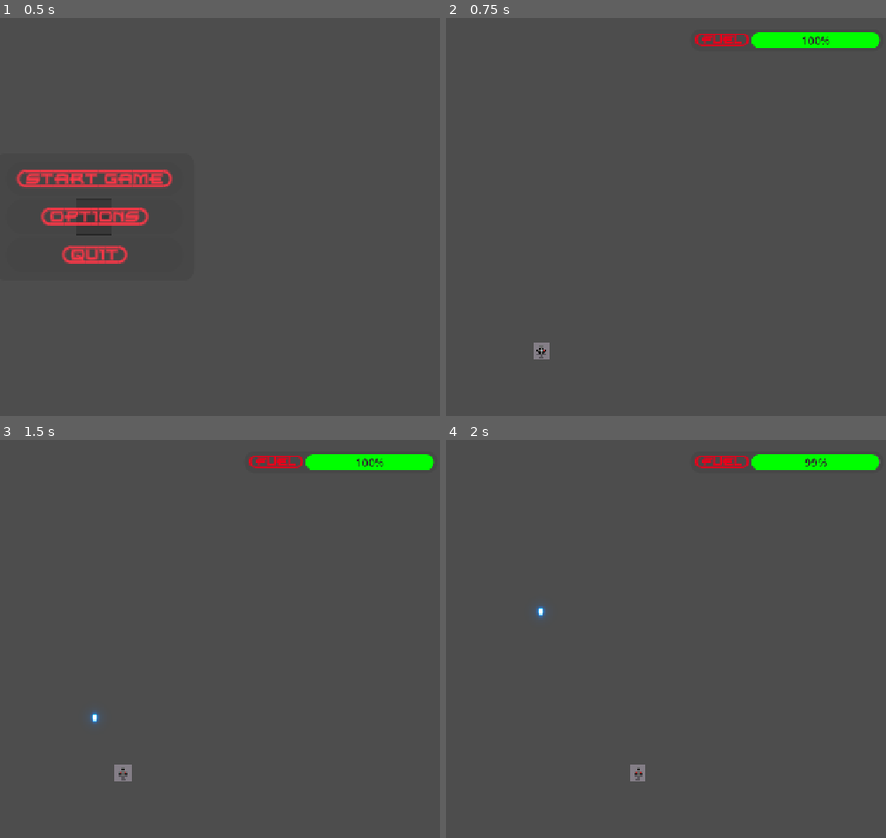
Above: before the commit, frames 1-4 (two rows, left to right).
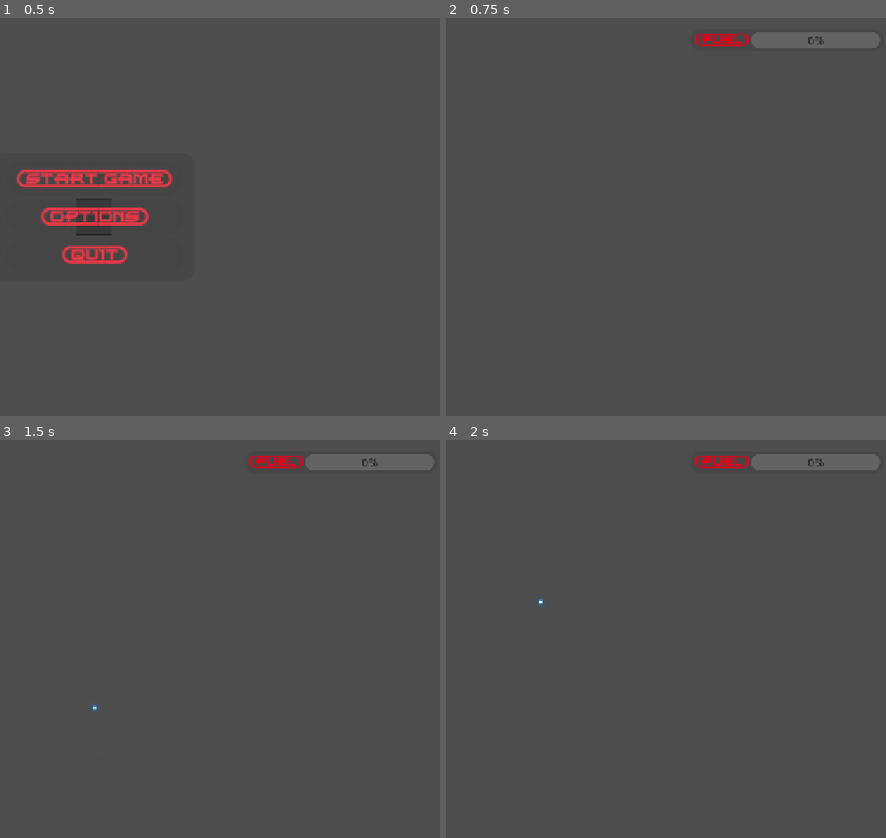
Above: after the commit, the same moments.

Repository: ikostan/SkyLockAssault
Game: Godot game, scene res://scenes/main_menu.tscn
Same seed, same stepped clock (60 frames per second), same inputs: the game is played once before the commit and once after it. Video files are missing from this copy of the repository; at most half a second of black plays in their place. Sound files missing from this copy of the repository are replaced by a short silence.
Inputs (mouse positions are in pixels of both pictures, inside the frame that each line leads up to):
- Up to frame 1 (0.5 s): no input
- Up to frame 2 (0.75 s): click "{START=GAME}" at 0.5 s
- Up to frame 3 (1.5 s): tap Enter at 1.25 s; move the mouse to (250, 619) at 1.27 s; hold D (move_right) from 1.28 s (still down); hold Space (fire) from 1.28 s (still down); click (250, 619) at 1.42 s
- Up to frame 4 (2 s): keep holding D (move_right); keep holding Space (fire)

Frame 1 is identical in both runs. In frame 2, 1.3% of the frame differs, in the area x 19-99%, y 3-86%; in frame 3, 1.4%, in the area x 20-99%, y 3-86%; in frame 4, 1.3%.
Error after the commit: Cannot call method 'get_size' on a null value. (res://scripts/player.gd:60)

Commit message:
[FEATURE] Player Upgrade: New P-38 Sprite, Dual Rotors with Animation & Stereo Sound #251
Enhances P-38 realism in SkyLockAssault: Visual rotor spin + immersive stereo audio (left/right engines). Teaches 2D animation, audio buses/panning, scene instancing, and options UI/sliders. Scalable for throttle/fuel sync later.

Diff:
--- a/default_bus_layout.tres
+++ b/default_bus_layout.tres
@@ -1,4 +1,12 @@
-[gd_resource type="AudioBusLayout" format=3 uid="uid://ia7kqvsfnrnl"]
+[gd_resource type="AudioBusLayout" load_steps=3 format=3 uid="uid://ia7kqvsfnrnl"]
+
+[sub_resource type="AudioEffectPanner" id="AudioEffectPanner_j3pel"]
+resource_name = "Panner"
+pan = -1.0
+
+[sub_resource type="AudioEffectPanner" id="AudioEffectPanner_g28q7"]
+resource_name = "Panner"
+pan = 1.0
 
 [resource]
 bus/1/name = &"Music"
@@ -11,5 +19,27 @@
 bus/2/solo = false
 bus/2/mute = false
 bus/2/bypass_fx = false
-bus/2/volume_db = 0.0
+bus/2/volume_db = 1.1249313
 bus/2/send = &"Master"
+bus/3/name = &"SFX_Rotors"
+bus/3/solo = false
+bus/3/mute = false
+bus/3/bypass_fx = false
+bus/3/volume_db = 0.0
+bus/3/send = &"SFX"
+bus/4/name = &"SFX_Rotor_Left"
+bus/4/solo = false
+bus/4/mute = false
+bus/4/bypass_fx = false
+bus/4/volume_db = 0.0
+bus/4/send = &"SFX_Rotors"
+bus/4/effect/0/effect = SubResource("AudioEffectPanner_j3pel")
+bus/4/effect/0/enabled = true
+bus/5/name = &"SFX_Rotor_Right"
+bus/5/solo = false
+bus/5/mute = false
+bus/5/bypass_fx = false
+bus/5/volume_db = 0.0
+bus/5/send = &"SFX_Rotors"
+bus/5/effect/0/effect = SubResource("AudioEffectPanner_g28q7")
+bus/5/effect/0/enabled = true
--- a/scenes/Player.tscn
+++ b/scenes/Player.tscn
@@ -1,12 +1,11 @@
-[gd_scene load_steps=6 format=3 uid="uid://37rarq1yywmc"]
+[gd_scene load_steps=7 format=3 uid="uid://37rarq1yywmc"]
 
-[ext_resource type="Texture2D" uid="uid://gnx6aovalhxs" path="res://files/sprite/PixelPlanesAssetPack.png" id="1_p0vlq"]
 [ext_resource type="Script" uid="uid://bcplrymg5tt06" path="res://scripts/player.gd" id="1_v6fml"]
+[ext_resource type="PackedScene" uid="uid://c7c8smbqpkh0u" path="res://scenes/rotor_right.tscn" id="2_qlg0r"]
 [ext_resource type="PackedScene" uid="uid://blc0ioe12jlnk" path="res://scenes/bullet.tscn" id="3_dqkch"]
 [ext_resource type="PackedScene" uid="uid://bafpwe0qf0vm0" path="res://scenes/weapon.tscn" id="3_qhqgy"]
-
-[sub_resource type="RectangleShape2D" id="RectangleShape2D_5q5h1"]
-size = Vector2(17, 16)
+[ext_resource type="Texture2D" uid="uid://quoucldyteg2" path="res://files/chabull_assets/aircrafts/p38_sprites/P38_lvl_0_d0.png" id="4_dqkch"]
+[ext_resource type="PackedScene" uid="uid://bh47kclxgeeah" path="res://scenes/rotor_left.tscn" id="4_tuyoq"]
 
 [node name="Player" type="Node2D"]
 script = ExtResource("1_v6fml")
@@ -15,18 +14,26 @@
 
 [node name="Weapon" parent="CharacterBody2D" instance=ExtResource("3_qhqgy")]
 visible = false
+position = Vector2(0, -18)
 weapon_types = Array[PackedScene]([ExtResource("3_dqkch")])
+
+[node name="RotorLeft" parent="CharacterBody2D" instance=ExtResource("4_tuyoq")]
+position = Vector2(-12.8, -25)
+scale = Vector2(0.25, 0.25)
+
+[node name="RotorRight" parent="CharacterBody2D" instance=ExtResource("2_qlg0r")]
+position = Vector2(12.2, -25)
+scale = Vector2(0.25, 0.25)
 
 [node name="Sprite2D" type="Sprite2D" parent="CharacterBody2D"]
 texture_filter = 1
-position = Vector2(1, 2)
-texture = ExtResource("1_p0vlq")
-region_enabled = true
-region_rect = Rect2(129.12057, 1.3690486, 28.879425, 29.416893)
+scale = Vector2(0.5, 0.5)
+texture = ExtResource("4_dqkch")
+region_rect = Rect2(125, 125, 125, 125)
 
-[node name="CollisionShape2D" type="CollisionShape2D" parent="CharacterBody2D"]
-position = Vector2(1.5, 1)
-shape = SubResource("RectangleShape2D_5q5h1")
+[node name="CollisionPolygon2D" type="CollisionPolygon2D" parent="CharacterBody2D"]
+visible = false
+polygon = PackedVector2Array(-41, -10, -17, -13, -14, -25, -12, -25, -10, -15, -4, -15, -3, -27, 0, -31, 2, -29, 3, -15, 9, -14, 11, -25, 13, -25, 16, -14, 40, -11, 40, -6, 16, -2, 15, 3, 16, 9, 14, 11, 13, 21, 16, 22, 16, 25, 13, 28, 11, 27, -12, 27, -12, 29, -14, 27, -17, 26, -17, 22, -14, 21, -14, 10, -16, 9, -16, 4, -15, 3, -15, -1, -41, -5)
 
 [node name="FuelTimer" type="Timer" parent="."]
 process_callback = 0
--- a/scenes/options_menu.tscn
+++ b/scenes/options_menu.tscn
@@ -6,6 +6,7 @@
 [ext_resource type="PackedScene" uid="uid://4cavnb0mmtn8" path="res://scenes/master_volume_control.tscn" id="4_lfjc7"]
 [ext_resource type="PackedScene" uid="uid://eb04pytcq5xc" path="res://scenes/music_volume_control.tscn" id="5_dhn0l"]
 [ext_resource type="PackedScene" uid="uid://6npyx3vjw3wg" path="res://scenes/sfx_volume_control.tscn" id="6_k61yy"]
+[ext_resource type="PackedScene" uid="uid://cwcx54enfythj" path="res://scenes/sfx_rotors_volume_control.tscn" id="7_7txom"]
 [ext_resource type="Script" uid="uid://t5guwag0bdjc" path="res://scripts/input_remap_button.gd" id="7_k61yy"]
 
 [sub_resource type="StyleBoxFlat" id="StyleBoxFlat_lfjc7"]
@@ -214,6 +215,22 @@
 [node name="SFXVolumeControl" parent="Panel/OptionsVBoxContainer/VolumeControls/SFXVolumeControl" instance=ExtResource("6_k61yy")]
 layout_mode = 2
 size_flags_horizontal = 8
+
+[node name="SFXRotorsVolumeControl" type="HBoxContainer" parent="Panel/OptionsVBoxContainer/VolumeControls"]
+layout_mode = 2
+size_flags_vertical = 3
+tooltip_text = "SFX Rotors Volium Controls"
+theme_override_constants/separation = 11
+
+[node name="SFXVolumeLabel" type="Label" parent="Panel/OptionsVBoxContainer/VolumeControls/SFXRotorsVolumeControl"]
+layout_mode = 2
+size_flags_horizontal = 0
+theme_override_fonts/font = ExtResource("1_liyum")
+theme_override_font_sizes/font_size = 15
+text = "{ROTORS=VOLUME}"
+
+[node name="SFXRotorsVolumeControl" parent="Panel/OptionsVBoxContainer/VolumeControls/SFXRotorsVolumeControl" instance=ExtResource("7_7txom")]
+layout_mode = 2
 
 [node name="LogLevelContainer" type="HBoxContainer" parent="Panel/OptionsVBoxContainer"]
 layout_mode = 2
--- /dev/null
+++ b/scenes/rotor_left.tscn
@@ -0,0 +1,70 @@
+[gd_scene load_steps=15 format=3 uid="uid://bh47kclxgeeah"]
+
+[ext_resource type="Texture2D" uid="uid://buncrhbjyvafd" path="res://files/chabull_assets/aircrafts/rotor_anim/rotor_anim_big0000.png" id="1_enjhg"]
+[ext_resource type="Texture2D" uid="uid://hh3bdhfaa7if" path="res://files/chabull_assets/aircrafts/rotor_anim/rotor_anim_big0001.png" id="2_nupur"]
+[ext_resource type="Texture2D" uid="uid://bla0foo3clolc" path="res://files/chabull_assets/aircrafts/rotor_anim/rotor_anim_big0003.png" id="3_ow4j2"]
+[ext_resource type="Texture2D" uid="uid://c7uulhm61waso" path="res://files/chabull_assets/aircrafts/rotor_anim/rotor_anim_big0004.png" id="4_tlvom"]
+[ext_resource type="Texture2D" uid="uid://c5osepu44xgei" path="res://files/chabull_assets/aircrafts/rotor_anim/rotor_anim_big0005.png" id="5_hvm0j"]
+[ext_resource type="Texture2D" uid="uid://dwm6voti2alnx" path="res://files/chabull_assets/aircrafts/rotor_anim/rotor_anim_big0006.png" id="6_hfp2b"]
+[ext_resource type="Texture2D" uid="uid://bwsl7xr3rgudq" path="res://files/chabull_assets/aircrafts/rotor_anim/rotor_anim_big0007.png" id="7_k14ap"]
+[ext_resource type="Texture2D" uid="uid://bumfrfmrja41a" path="res://files/chabull_assets/aircrafts/rotor_anim/rotor_anim_big0008.png" id="8_gkhwk"]
+[ext_resource type="Texture2D" uid="uid://xyq5865s2s2v" path="res://files/chabull_assets/aircrafts/rotor_anim/rotor_anim_big0009.png" id="9_2to7t"]
+[ext_resource type="Texture2D" uid="uid://b4ebl4gyo546n" path="res://files/chabull_assets/aircrafts/rotor_anim/rotor_anim_big0010.png" id="10_04ste"]
+[ext_resource type="Texture2D" uid="uid://crkg0ghaog8ti" path="res://files/chabull_assets/aircrafts/rotor_anim/rotor_anim_big0011.png" id="11_lvqfk"]
+[ext_resource type="Texture2D" uid="uid://bgycvhpqrxsok" path="res://files/chabull_assets/aircrafts/rotor_anim/rotor_anim_big0002.png" id="12_2n3wj"]
+[ext_resource type="AudioStream" uid="uid://bke2qkqjgter" path="res://files/sounds/sfx/airplane_prop.ogg" id="13_nupur"]
+
+[sub_resource type="SpriteFrames" id="SpriteFrames_dtrdd"]
+animations = [{
+"frames": [{
+"duration": 0.04,
+"texture": ExtResource("1_enjhg")
+}, {
+"duration": 1.0,
+"texture": ExtResource("2_nupur")
+}, {
+"duration": 1.0,
+"texture": ExtResource("3_ow4j2")
+}, {
+"duration": 1.0,
+"texture": ExtResource("4_tlvom")
+}, {
+"duration": 1.0,
+"texture": ExtResource("5_hvm0j")
+}, {
+"duration": 1.0,
+"texture": ExtResource("6_hfp2b")
+}, {
+"duration": 1.0,
+"texture": ExtResource("7_k14ap")
+}, {
+"duration": 1.0,
+"texture": ExtResource("8_gkhwk")
+}, {
+"duration": 1.0,
+"texture": ExtResource("9_2to7t")
+}, {
+"duration": 1.0,
+"texture": ExtResource("10_04ste")
+}, {
+"duration": 1.0,
+"texture": ExtResource("11_lvqfk")
+}, {
+"duration": 1.0,
+"texture": ExtResource("12_2n3wj")
+}],
+"loop": true,
+"name": &"default",
+"speed": 24.0
+}]
+
+[node name="RotorLeft" type="Node2D"]
+
+[node name="AnimatedSprite2D" type="AnimatedSprite2D" parent="."]
+sprite_frames = SubResource("SpriteFrames_dtrdd")
+frame_progress = 0.7299382
+
+[node name="AudioStreamPlayer2D" type="AudioStreamPlayer2D" parent="."]
+stream = ExtResource("13_nupur")
+bus = &"SFX_Rotor_Left"
+parameters/looping = true
--- /dev/null
+++ b/scenes/rotor_right.tscn
@@ -0,0 +1,70 @@
+[gd_scene load_steps=15 format=3 uid="uid://c7c8smbqpkh0u"]
+
+[ext_resource type="Texture2D" uid="uid://buncrhbjyvafd" path="res://files/chabull_assets/aircrafts/rotor_anim/rotor_anim_big0000.png" id="1_6h7yr"]
+[ext_resource type="Texture2D" uid="uid://hh3bdhfaa7if" path="res://files/chabull_assets/aircrafts/rotor_anim/rotor_anim_big0001.png" id="2_674yr"]
+[ext_resource type="Texture2D" uid="uid://bla0foo3clolc" path="res://files/chabull_assets/aircrafts/rotor_anim/rotor_anim_big0003.png" id="3_a6o8x"]
+[ext_resource type="Texture2D" uid="uid://c7uulhm61waso" path="res://files/chabull_assets/aircrafts/rotor_anim/rotor_anim_big0004.png" id="4_vcfda"]
+[ext_resource type="Texture2D" uid="uid://c5osepu44xgei" path="res://files/chabull_assets/aircrafts/rotor_anim/rotor_anim_big0005.png" id="5_xm3dy"]
+[ext_resource type="Texture2D" uid="uid://dwm6voti2alnx" path="res://files/chabull_assets/aircrafts/rotor_anim/rotor_anim_big0006.png" id="6_ljcm1"]
+[ext_resource type="Texture2D" uid="uid://bwsl7xr3rgudq" path="res://files/chabull_assets/aircrafts/rotor_anim/rotor_anim_big0007.png" id="7_77bxo"]
+[ext_resource type="Texture2D" uid="uid://bumfrfmrja41a" path="res://files/chabull_assets/aircrafts/rotor_anim/rotor_anim_big0008.png" id="8_hp3mt"]
+[ext_resource type="Texture2D" uid="uid://xyq5865s2s2v" path="res://files/chabull_assets/aircrafts/rotor_anim/rotor_anim_big0009.png" id="9_g0tva"]
+[ext_resource type="Texture2D" uid="uid://b4ebl4gyo546n" path="res://files/chabull_assets/aircrafts/rotor_anim/rotor_anim_big0010.png" id="10_cpmsx"]
+[ext_resource type="Texture2D" uid="uid://crkg0ghaog8ti" path="res://files/chabull_assets/aircrafts/rotor_anim/rotor_anim_big0011.png" id="11_84qia"]
+[ext_resource type="Texture2D" uid="uid://bgycvhpqrxsok" path="res://files/chabull_assets/aircrafts/rotor_anim/rotor_anim_big0002.png" id="12_i60hd"]
+[ext_resource type="AudioStream" uid="uid://bke2qkqjgter" path="res://files/sounds/sfx/airplane_prop.ogg" id="13_674yr"]
+
+[sub_resource type="SpriteFrames" id="SpriteFrames_dtrdd"]
+animations = [{
+"frames": [{
+"duration": 0.04,
+"texture": ExtResource("1_6h7yr")
+}, {
+"duration": 1.0,
+"texture": ExtResource("2_674yr")
+}, {
+"duration": 1.0,
+"texture": ExtResource("3_a6o8x")
+}, {
+"duration": 1.0,
+"texture": ExtResource("4_vcfda")
+}, {
+"duration": 1.0,
+"texture": ExtResource("5_xm3dy")
+}, {
+"duration": 1.0,
+"texture": ExtResource("6_ljcm1")
+}, {
+"duration": 1.0,
+"texture": ExtResource("7_77bxo")
+}, {
+"duration": 1.0,
+"texture": ExtResource("8_hp3mt")
+}, {
+"duration": 1.0,
+"texture": ExtResource("9_g0tva")
+}, {
+"duration": 1.0,
+"texture": ExtResource("10_cpmsx")
+}, {
+"duration": 1.0,
+"texture": ExtResource("11_84qia")
+}, {
+"duration": 1.0,
+"texture": ExtResource("12_i60hd")
+}],
+"loop": true,
+"name": &"default",
+"speed": 24.0
+}]
+
+[node name="RotorRight" type="Node2D"]
+
+[node name="AnimatedSprite2D" type="AnimatedSprite2D" parent="."]
+sprite_frames = SubResource("SpriteFrames_dtrdd")
+frame_progress = 0.119158015
+
+[node name="AudioStreamPlayer2D" type="AudioStreamPlayer2D" parent="."]
+stream = ExtResource("13_674yr")
+bus = &"SFX_Rotor_Right"
+parameters/looping = true
--- /dev/null
+++ b/scenes/sfx_rotors_volume_control.tscn
@@ -0,0 +1,23 @@
+[gd_scene load_steps=2 format=3 uid="uid://cwcx54enfythj"]
+
+[ext_resource type="Script" uid="uid://8hd1kvmb5bt1" path="res://scripts/volume_slider.gd" id="1_1upbq"]
+
+[node name="SFXRotorsVolumeControl" type="Control"]
+layout_mode = 3
+anchors_preset = 15
+anchor_right = 1.0
+anchor_bottom = 1.0
+grow_horizontal = 2
+grow_vertical = 2
+
+[node name="HSlider" type="HSlider" parent="."]
+layout_direction = 2
+layout_mode = 0
+offset_right = 180.0
+offset_bottom = 16.0
+max_value = 1.0
+step = 0.001
+tick_count = 16
+ticks_on_borders = true
+script = ExtResource("1_1upbq")
+bus_name = "SFX_Rotors"
--- a/scripts/bullet.gd
+++ b/scripts/bullet.gd
@@ -94,7 +94,7 @@
 	# Sprite for visuals – drag texture in Inspector
 	var sprite: Sprite2D = Sprite2D.new()
 	sprite.texture = projectile_texture
-	sprite.scale = Vector2(0.5, 0.5)  # Scale for bullet size – tweak
+	sprite.scale = Vector2(0.25, 0.25)  # Scale for bullet size – tweak
 	proj.add_child(sprite)
 
 	# Collision shape – rectangle for bullet hitbox (learning: match sprite size)
--- a/scripts/player.gd
+++ b/scripts/player.gd
@@ -12,8 +12,6 @@
 var current_fuel: float
 
 # Regular vars for computed boundaries (no export needed if set in code)
-var player_half_width: float = 0.0
-var player_half_height: float = 0.0
 var player_x_min: float = 0.0
 var player_x_max: float = 0.0
 var player_y_min: float = 0.0
@@ -22,10 +20,15 @@
 var weapons: Array[Node] = []  # Fill in editor or _ready
 var current_weapon: int = 0
 var screen_size: Vector2
+var rotor_left_sfx:AudioStreamPlayer2D
+var rotor_right_sfx:AudioStreamPlayer2D
 
 # Onreadys next
+@onready var rotor_right:Node2D = $CharacterBody2D/RotorRight
+@onready var rotor_left: Node2D = $CharacterBody2D/RotorLeft
 @onready var player: CharacterBody2D = $CharacterBody2D
-@onready var collision_shape: CollisionShape2D = $CharacterBody2D/CollisionShape2D
+@onready var player_sprite: Sprite2D = $CharacterBody2D/Sprite2D
+@onready var collision_shape: CollisionPolygon2D = $CharacterBody2D/CollisionPolygon2D
 @onready
 var fuel_bar: ProgressBar = $"../PlayerStatsPanel/VBoxContainer/HBoxContainer/FuelProgressBar"
 @onready var fuel_timer: Timer = $FuelTimer
@@ -36,23 +39,28 @@
 
 
 func _ready() -> void:
-	# Dynamically calculate half-sizes (use both extents for width/height; assumes RectangleShape2D)
-	if collision_shape.shape is RectangleShape2D:
-		player_half_width = collision_shape.shape.extents.x * abs(collision_shape.scale.x)
-		player_half_height = collision_shape.shape.extents.y * abs(collision_shape.scale.y)
+	# Auto-start rotors (overrides editor if needed)
+	rotor_right.get_node("AnimatedSprite2D").play("default")
+	rotor_left.get_node("AnimatedSprite2D").play("default")
+	Globals.log_message("Rotors AUTO-STARTED at 24 FPS!", Globals.LogLevel.DEBUG)
+
+	rotor_left_sfx = rotor_left.get_node("AudioStreamPlayer2D")
+	rotor_right_sfx = rotor_right.get_node("AudioStreamPlayer2D")
+
+	if rotor_left_sfx:
+		rotor_left_sfx.autoplay = true
+		rotor_left_sfx.play()
+		rotor_right_sfx.autoplay = true
+		rotor_right_sfx.play()
+		Globals.log_message("Twin rotors: LEFT/RIGHT stereo PAN active!", Globals.LogLevel.DEBUG)
 	else:
-		Globals.log_message(
-			"Warning: Using fallback size—check collision shape type.", Globals.LogLevel.WARNING
-		)
-		player_half_width = 12.0  # Default guess; adjust based on your sprite
-		player_half_height = 12.0
-
+		Globals.log_message("No rotor SFX found", Globals.LogLevel.DEBUG)
 	# Set screen boundaries (assuming centered origin; tweak if top-left)
 	var screen_size: Vector2 = get_viewport_rect().size
-	player_x_min = (screen_size.x * -0.5) + (player_half_width * 2)
-	player_x_max = (screen_size.x * 0.5) - (player_half_width * 2)
-	player_y_min = (screen_size.y * -0.83) + player_half_height
-	player_y_max = screen_size.y / 7
+	player_x_min = (screen_size.x * -0.5) + (player_sprite.texture.get_size()[0] / 4)
+	player_x_max = (screen_size.x * 0.5) - (player_sprite.texture.get_size()[0] / 4)
+	player_y_min = (screen_size.y * -0.83) + (player_sprite.texture.get_size()[1] / 4)
+	player_y_max = (screen_size.y / 6) - (player_sprite.texture.get_size()[1] / 4)
 
 	# After player_half_width/height calc
 	Globals.log_message(
Not shown: 1 places in scenes/options_menu.tscn that only renumber resources
Not shown, changed: export/web/index.html
Not shown, changed: export/web/index.pck
Not shown, added: files/sounds/sfx/airplane_prop.ogg
